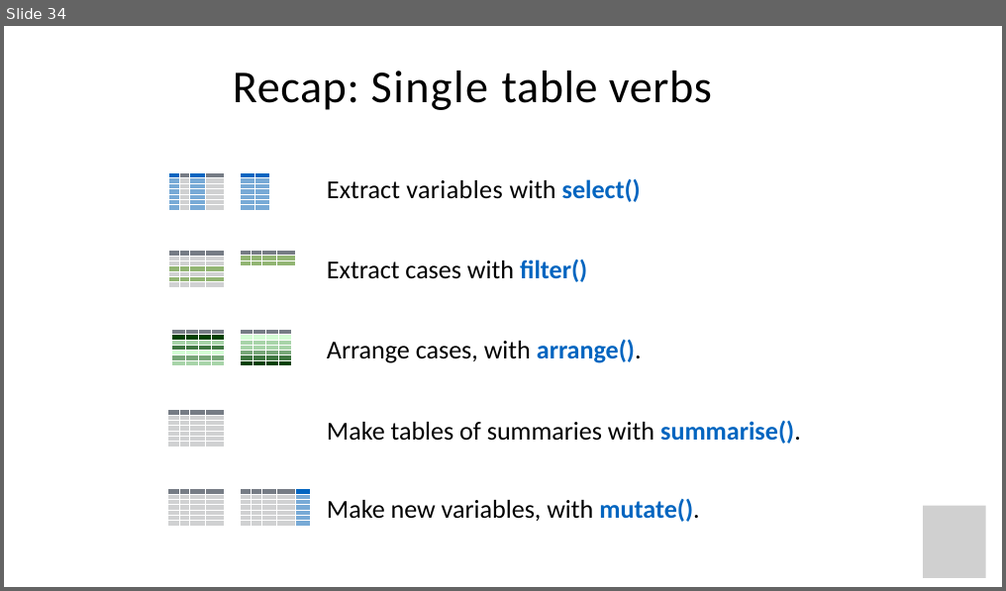
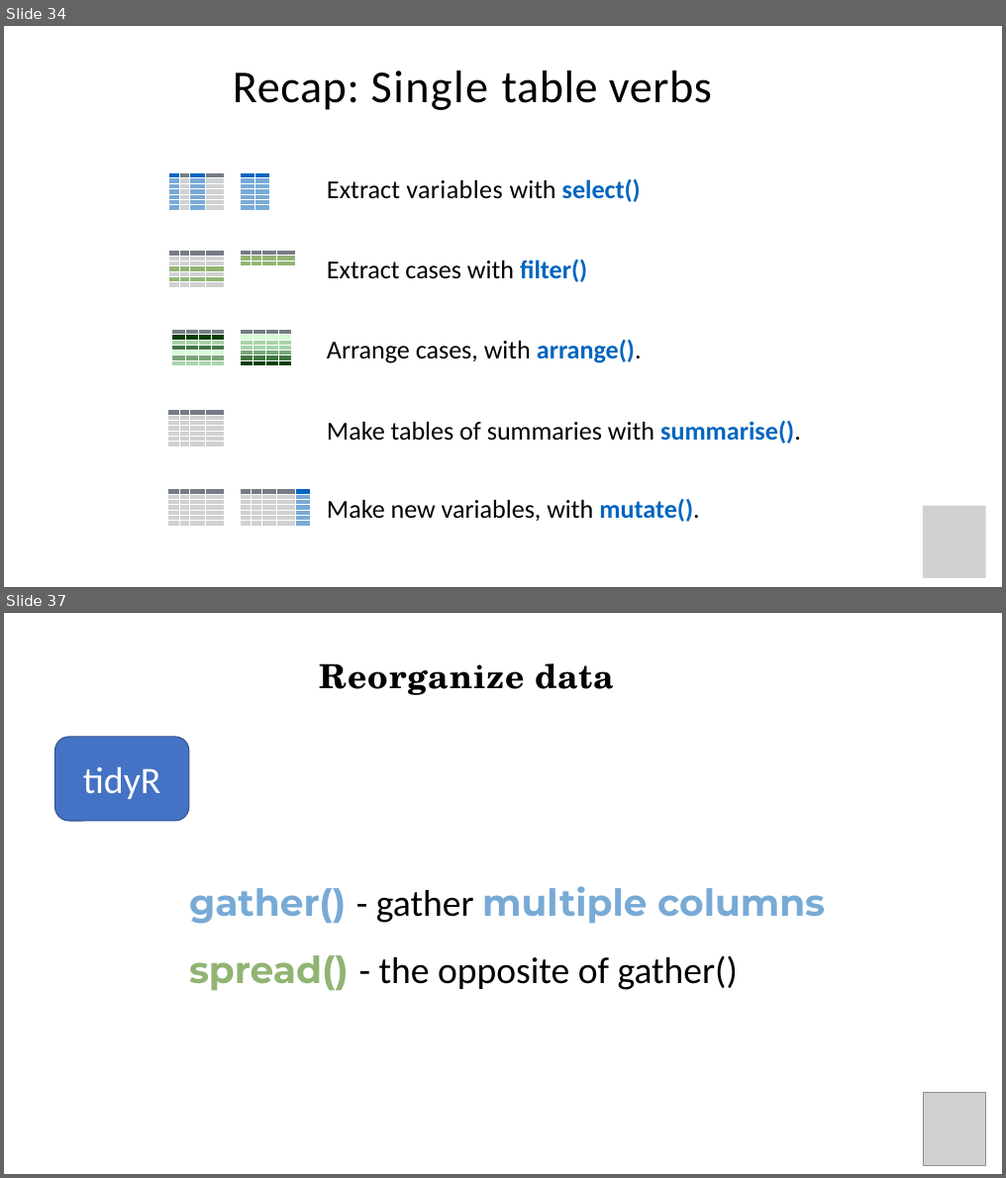
Before and after one commit to Ahmedbargheet/R-for-beginners_UiT, a slide deck: R_workshop_3.ppt. Shown one above the other, each under a label of ours: slide 34 before the commit, slides 34 and 37 after it; the slides between them are not shown. The pictures are 1006x591 and 1006x1178 pixels, drawn with LibreOffice and Linux fonts; fonts in the diff are those of the drawing; grey boxes stand for pictures; background and template pictures are left out. Boxes give left, top, right and bottom in pixels: in the first picture for what was removed or moved away, otherwise in the second. Text is boxed around its words. In the diff, an @@ line names an element or a change of style, - is before the commit and + after.

```diff
--- a/R_workshop_3.ppt
+++ b/R_workshop_3.ppt
@@ slide 37 added at bbox=[4, 613, 1002, 1174], background #FFFFFF @@
@@ title added at bbox=[320, 663, 614, 695], 32 pt, text #000000, bold @@
+Reorganize data
@@ rounded rectangle added at bbox=[54, 737, 189, 820], fill #4472C4, outline #325491 1 pt, 36 pt, text #FFFFFF @@
+tidyR
@@ text added at bbox=[189, 886, 825, 991], 35.8 pt, text #000000, bold @@
+gather() - gather multiple columns
+spread() - the opposite of gather()
@@ picture added at bbox=[924, 1093, 986, 1165] @@
```
Also in this commit, not shown: 26 other slides added, 2 other files.
